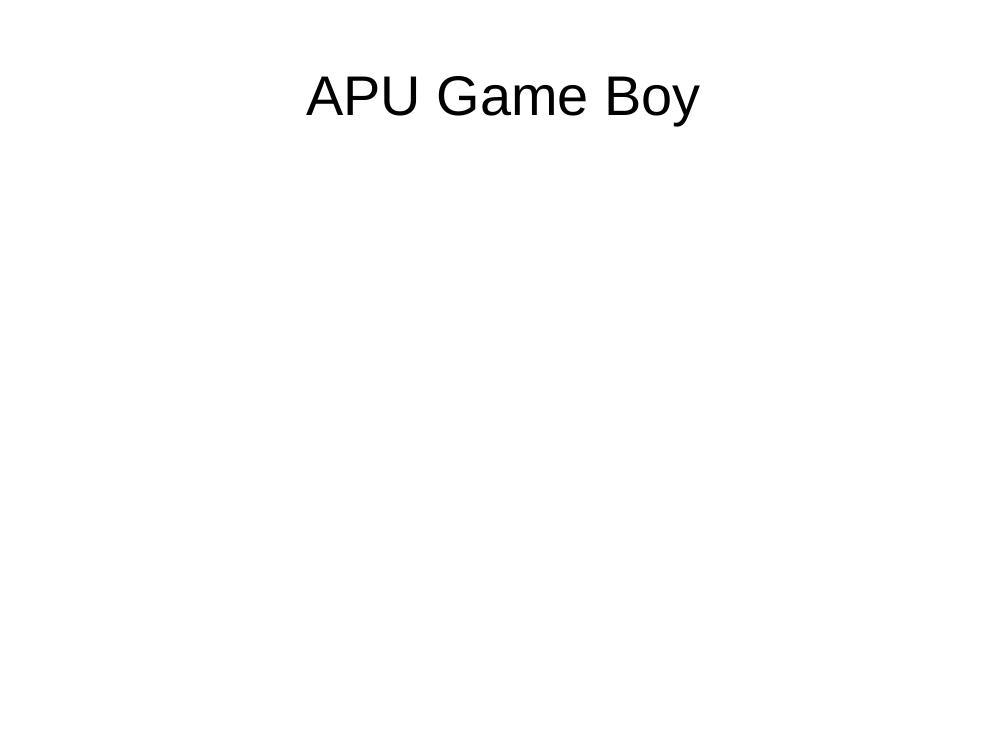
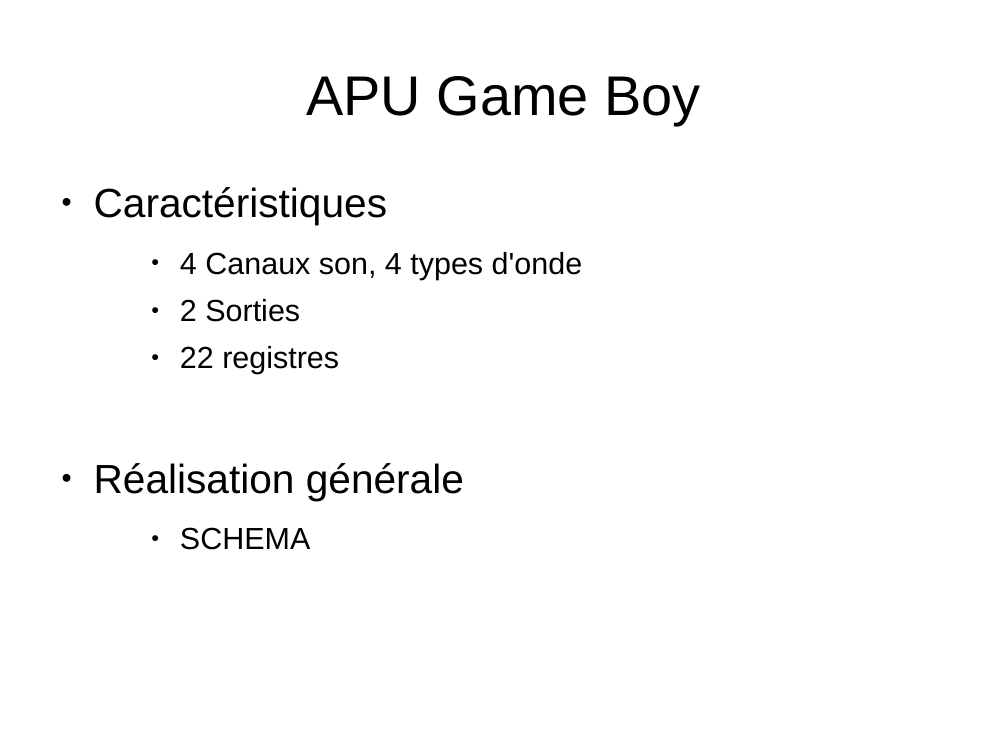
Before and after one commit to joakim-d/GroBoy, a slide deck: slide 22 of documents_TER/soutenance.odp. Drawn at 1008x756 pixels with LibreOffice and Linux fonts; fonts in the diff are those of the drawing. Boxes give left, top, right and bottom in pixels: in the first picture for what was removed or moved away, otherwise in the second. Text is boxed around its words. In the diff, an @@ line names an element or a change of style, - is before the commit and + after.

```diff
--- a/documents_TER/soutenance.odp
+++ b/documents_TER/soutenance.odp
@@ text added at <box>94,187,583,550</box>, 24 pt, text #000000 @@
+● Caractéristiques
+    ● 4 Canaux son, 4 types d'onde
+    ● 2 Sorties
+    ● 22 registres
+● Réalisation générale
+    ● SCHEMA
```
Also in this commit, not shown: 7 slides added, 7 slides removed.
